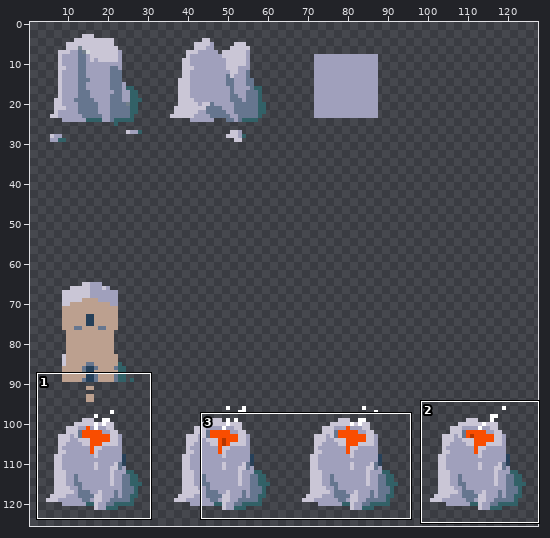
Two versions of one sprite sheet, assets/fixtures.png. Above, an overview of the earlier version with the close-up marked.
Close-up. Before:
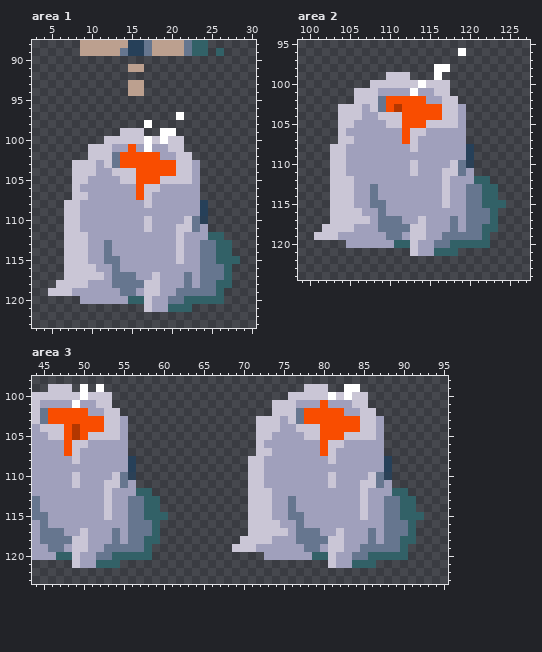
The file is 128x128 pixels. Shown: area 1: x 3..30, y 88..123; area 2: x 99..127, y 95..124; area 3: x 44..95, y 98..123. The wide view leaves out empty margins.
Once edited:
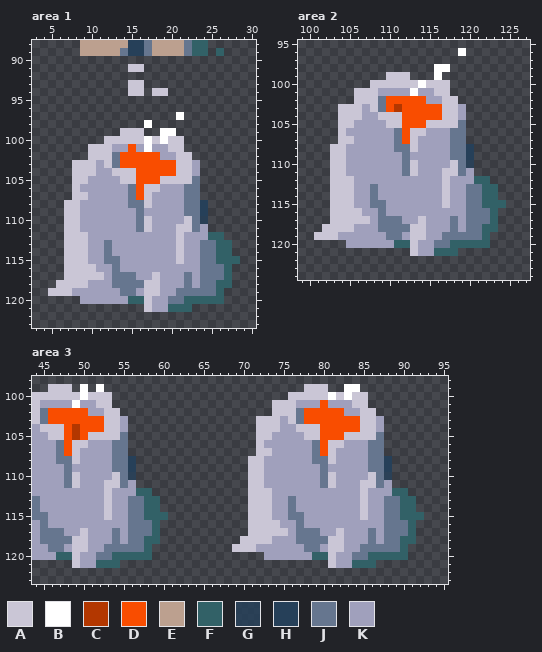
Palette (. is transparent): A #cac6d6  B #ffffff  C #b33700  D #f94d00  E #bca08f  F #326167  G #264059d5  H #264059  J #66768f  K #a0a0bc
From old to new:
--- area 1
@@ x 13..21 @@
  90 .........
- 91 ..EE.....
+ 91 ..AA.....
  92 .........
- 93 ..EE.....
- 94 ..EE.....
+ 93 ..AA.....
+ 94 ..AA.AA..
  95 .........
@@ x 13..25 @@
 104 AAADDDDDAAK..
-105 KAADDDAAAAK..
-106 KKKDAAKKKKK..
-107 KKKDAKKKKKK..
-108 KKKKAKKKKKKH.
-109 KKKKKKKKKKKH.
-110 KKKKAKKKKAJG.
-111 KKKKAKKKAAJK.
+105 KAADDDAAAAJ..
+106 KKJDAAKKKJJ..
+107 KKJDAKKKKJJ..
+108 KKJJAKKKKJJH.
+109 KKKJKKKKKJJH.
+110 KKKJAKKKKAJG.
+111 KKKJAKKKAAJK.
 112 KKKKKKKKAKKKF
--- area 2
@@ x 109..121 @@
 104 AAADDDDDAAK..
-105 KAADDDAAAAK..
-106 KKKDAAKKKKK..
-107 KKKDAKKKKKK..
-108 KKKKAKKKKKKH.
-109 KKKKKKKKKKKH.
-110 KKKKAKKKKAJG.
-111 KKKKAKKKAAJK.
+105 KAADDDAAAAJ..
+106 KKJDAAKKKJJ..
+107 KKJDAKKKKJJ..
+108 KKJJAKKKKJJH.
+109 KKKJKKKKKJJH.
+110 KKKJAKKKKAJG.
+111 KKKJAKKKAAJK.
 112 KKKKKKKKAKKKF
--- area 3
@@ x 44..95 @@
 104 KAAADCDDDAAK................AAAKKAAADDDDDAAK........
-105 KKAADCDAAAAK................AAKKKKAADDDAAAAK........
-106 KKKKDAAKKKKK................AKKKKKKKDAAKKKKK........
-107 KKKKDAKKKKKK................AAKKKKKKDAKKKKKK........
-108 KKKKKAKKKKKKH..............AAKKKKKKKKAKKKKKKH.......
-109 KKKKKKKKKKKKH..............AAKKKKKKKKKKKKKKKH.......
-110 KKKKKAKKKKAJG..............AAKKKKKKKKAKKKKAJG.......
-111 KKKKKAKKKAAJK..............AAKKKKKKKKAKKKAAJK.......
+105 KKAADCDAAAAJ................AAKKKKAADDDAAAAJ........
+106 KKKJDAAKKKJJ................AKKKKKKJDAAKKKJJ........
+107 KKKJDAKKKKJJ................AAKKKKKJDAKKKKJJ........
+108 KKKJJAKKKKJJH..............AAKKKKKKJJAKKKKJJH.......
+109 KKKKJKKKKKJJH..............AAKKKKKKKJKKKKKJJH.......
+110 KKKKJAKKKKAJG..............AAKKKKKKKJAKKKKAJG.......
+111 KKKKJAKKKAAJK..............AAKKKKKKKJAKKKAAJK.......
 112 KKKKKKKKKAKKKFF............AAAKKKKKKKKKKKAKKKFF.....
